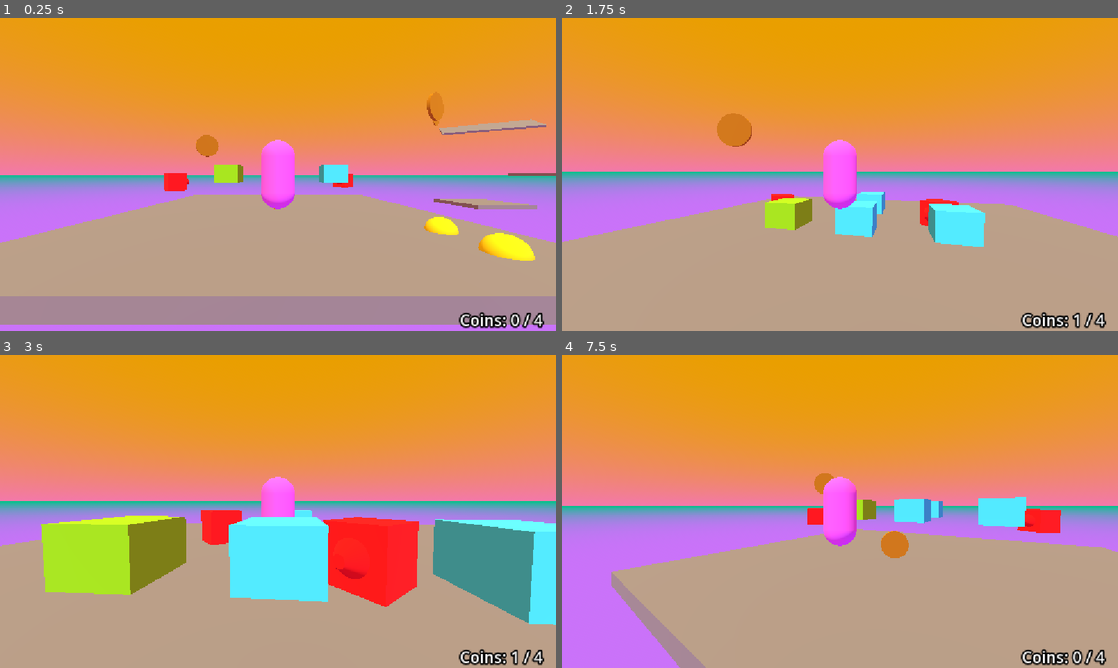
Above: before the commit, frames 1-4 (two rows, left to right).
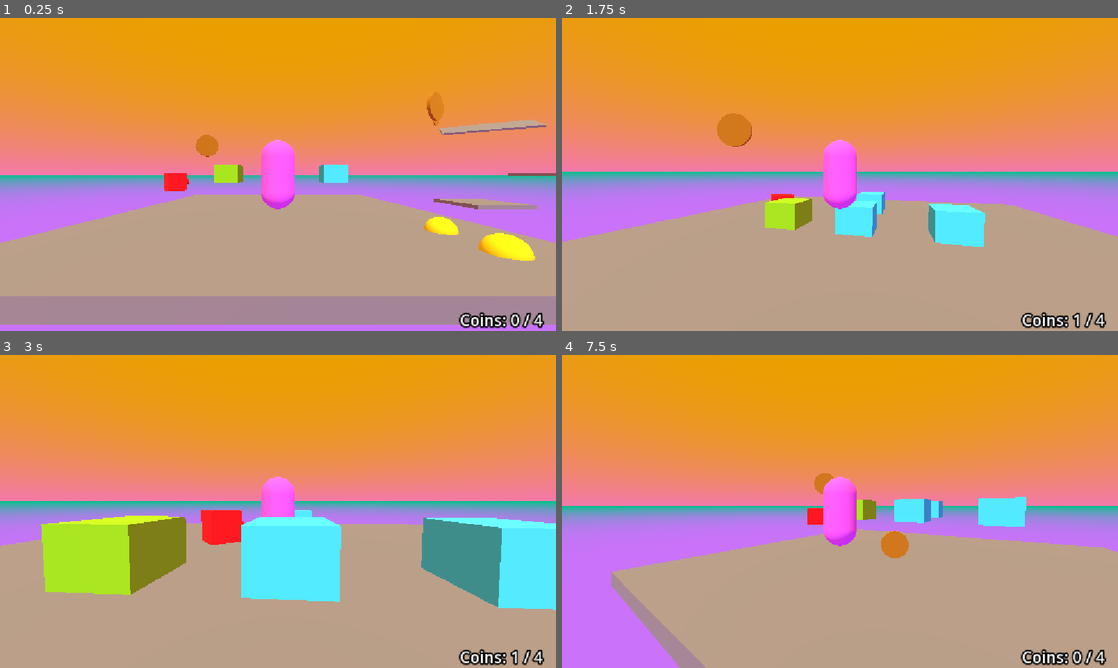
Above: after the commit, the same moments.

Repository: 17Dodecahedrons/Spieleentwicklungskurs
Game: Godot game, scene res://szenen/level_1.tscn
Two runs of this game, one before a commit and one after it. Both use one fixed random seed, a clock stepped at 60 frames per second and the inputs below.
Inputs (mouse positions are in pixels of both pictures, inside the frame that each line leads up to):
- Up to frame 1 (0.25 s): no input
- Up to frame 2 (1.75 s): move the mouse to (867, 174) at 0.52 s; hold Ctrl (crouch) 0.53-1.28 s; hold W (forward) from 0.53 s (still down); tap Space (jump) at 0.77, 1.52 s; move the mouse to (812, 174) at 1.27 s; tap Shift (sprint) at 1.35 s
- Up to frame 3 (3 s): keep holding W (forward); move the mouse to (289, 505) at 2.02 s; hold Ctrl (crouch) 2.03-2.78 s; move the mouse to (272, 517) at 2.77 s; tap Shift (sprint) at 2.85 s
- Up to frame 4 (7.5 s): tap Space (jump) at 3.02, 3.77, 4.52, 6.02, 6.77 s; move the mouse to (878, 514) at 3.52 s; hold Ctrl (crouch) 3.53-4.28 s; move the mouse to (795, 508) at 4.27 s; tap Shift (sprint) at 4.35, 5.85, 7.35 s; move the mouse to (845, 511) at 5.02 s; hold Ctrl (crouch) 5.03-5.78 s; move the mouse to (817, 505) at 5.77 s; release W (forward) at 5.78 s; hold D (right) 5.78-6.53 s; tap Enter at 6.5 s; move the mouse to (867, 511) at 6.52 s; hold Ctrl (crouch) 6.53-7.28 s; hold W (forward) from 6.53 s (still down); tap R (restart) at 7.25 s; move the mouse to (812, 511) at 7.27 s

The runs differ from the first frame. In frame 1, less than 0.1% of the frame differs, in the area x 59-64%, y 49-55%; in frame 2, 0.2%; in frame 3, 6.9%, in the area x 41-100%, y 51-87%; in frame 4, 0.5%.

Commit message:
special enemy

Diff:
--- a/skripte/game_manager.gd
+++ b/skripte/game_manager.gd
@@ -50,7 +50,6 @@
 	for enemy in enemies.get_children():
 		var enemy_body = enemy.find_child("CharacterBody3D")
 		if enemy_body.has_signal("trigger_loss"):
-			print("a")
 			enemy_body.trigger_loss.connect(_trigger_loss)
 
 	for coin in coins.get_children():
--- a/szenen/level_1.tscn
+++ b/szenen/level_1.tscn
@@ -37,6 +37,21 @@
 
 [sub_resource type="BoxShape3D" id="BoxShape3D_g4v7s"]
 size = Vector3(100, 5, 100)
+
+[sub_resource type="StandardMaterial3D" id="StandardMaterial3D_axrqy"]
+albedo_color = Color(0.38039216, 0.050980393, 0.7647059, 1)
+
+[sub_resource type="BoxMesh" id="BoxMesh_cjk8s"]
+material = SubResource("StandardMaterial3D_axrqy")
+
+[sub_resource type="StandardMaterial3D" id="StandardMaterial3D_7iwto"]
+albedo_color = Color(0.38039216, 0.050980393, 0.7647059, 1)
+
+[sub_resource type="CylinderMesh" id="CylinderMesh_0pkpf"]
+material = SubResource("StandardMaterial3D_7iwto")
+top_radius = 0.1
+bottom_radius = 0.3
+height = 0.3
 
 [node name="Level1" type="Node3D" unique_id=965764355]
 
@@ -132,6 +147,16 @@
 transform = Transform3D(0.63960636, 0, -0.7687026, 0, 1, 0, 0.7687026, 0, 0.63960636, -6.064536, 2.2393608, 0)
 
 [node name="Gegner2" parent="Gegner" unique_id=51566157 instance=ExtResource("8_axrqy")]
-transform = Transform3D(-0.6664375, 0, 0.74556094, 0, 1, 0, -0.74556094, 0, -0.6664375, 4.799965, 2.2393608, -3.0824366)
+transform = Transform3D(-3.2755396, 0, 3.6644323, 0, 4.915, 0, -3.6644323, 0, -3.2755396, 4.799965, 206.02422, -3.0824366)
+
+[node name="CharacterBody3D" parent="Gegner/Gegner2" index="0" unique_id=1359034901]
+speed = 15.0
+
+[node name="MeshInstance3D" parent="Gegner/Gegner2/CharacterBody3D" index="0" unique_id=1486138364]
+mesh = SubResource("BoxMesh_cjk8s")
+
+[node name="Nase" parent="Gegner/Gegner2/CharacterBody3D" index="2" unique_id=2025242515]
+mesh = SubResource("CylinderMesh_0pkpf")
 
 [editable path="Boxen/Box2"]
+[editable path="Gegner/Gegner2"]
Not shown, changed: branch_description.txt
